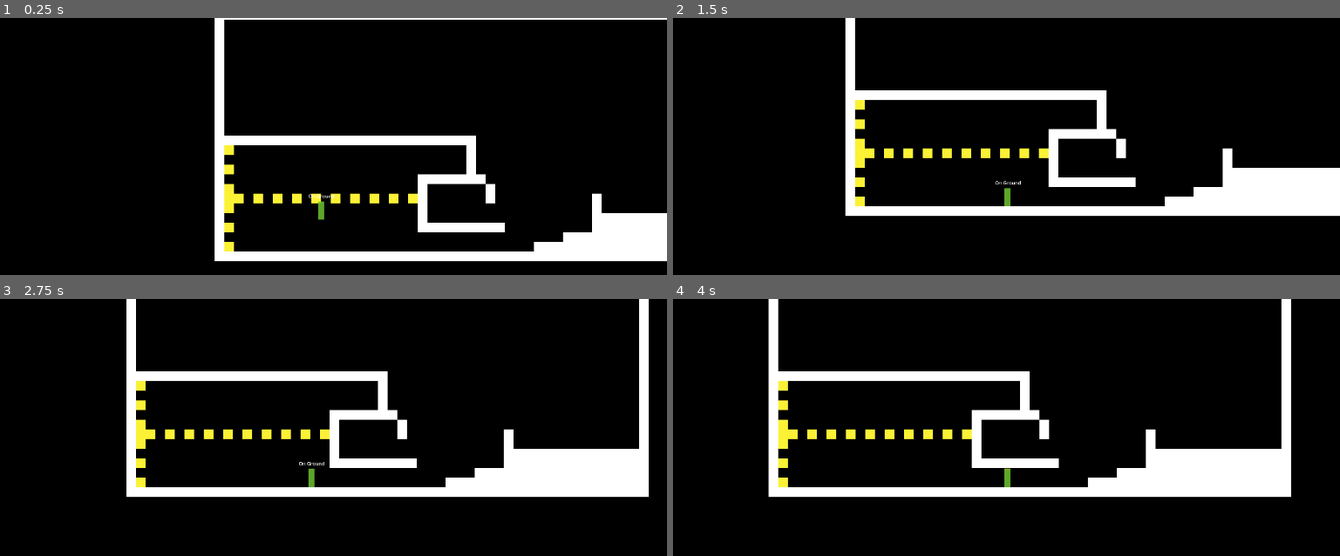
Above: before the commit, frames 1-4 (two rows, left to right).
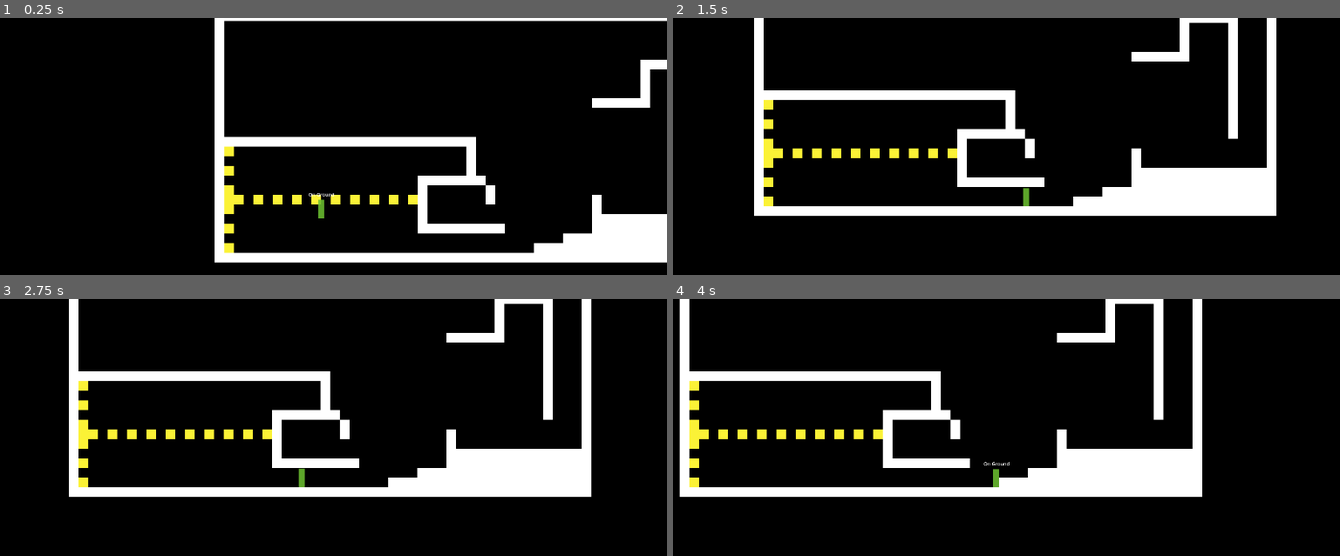
Above: after the commit, the same moments.

Repository: Acb1212/MetroidVaniaGame
Game: Godot game, scene res://game.tscn
Two runs of this game, one before a commit and one after it. Both use one fixed random seed, a clock stepped at 60 frames per second and the inputs below.
Inputs:
- Up to frame 1 (0.25 s): no input
- Up to frame 2 (1.5 s): tap Enter (ui_accept) at 0.5, 0.6, 0.77, 1.07, 1.35 s; hold Right (ui_right) from 0.53 s (still down)
- Up to frame 3 (2.75 s): tap Enter (ui_accept) at 1.52, 1.82, 2.1 s; release Right (ui_right) at 2.03 s; hold Left (ui_left) from 2.03 s (still down)
- Up to frame 4 (4 s): release Left (ui_left) at 2.78 s; hold Right (ui_right) from 2.78 s (still down); tap Enter (ui_accept) at 2.85, 3.02, 3.32, 3.6, 3.77 s

The runs differ from the first frame. In frame 1, 3.2% of the frame differs, in the area x 32-100%, y 0-96%; in frame 2, 15%; in frame 3, 13%; in frame 4, 16%, in the area x 0-93%, y 0-78%.

Commit message:
Player States Added
Added Move State w/ Jump, Dodge State, and Primitive Wall Jump.

Diff:
--- a/Objects/playerObject/player.gd
+++ b/Objects/playerObject/player.gd
@@ -1,165 +1,10 @@
 extends CharacterBody2D
-
-# Distances
-const travelDist     = 4   # Tiles that player can move during Max Jump Arc.
-const jumpHeight     = 4   # Tiles that Player can ascend during Max Jump Arc.
-const dashDist       = 5   # Tiles that the player can move during a Dash
-
-# Timers
-const peakTime       = .4  # Time to reach top of Jump.
-const fallTime       = .35 # Time to reach floor from top of jump.
-const stopTime       = .2  # Time to stop moving after letting go of direction key.
-const jumpEaseTime   = 0.1 # Time after dropping off a ledge that a player can still jump.
-const jumpBufferTime = 0.1 # How long after hitting the jump key that a player can still jump.
-const dashTime       = 0.25 # Time to reach end of Dash
-const wallJumpTime   = peakTime/2 # Time before player regains control after walljump
 
 # General Variables
 const tileSize       = 32  # Tile Size Multiplier.
-
-# Physics Variables
-
-#    General Variables
 var DIRECTION           # Player's Directional Input
 var FACING = 1          # Player's last directional Input
 
-#    Walk/Run Variables
-var MAX_VELOCITY = (2 * travelDist * tileSize)/(fallTime+peakTime) # Player's Max Speed after Acceleration.
-var ACCELERATION =              (MAX_VELOCITY)/(fallTime+peakTime) # Player's Acceleration while pressing move-key.
-var FRICTION     =              (MAX_VELOCITY)/(stopTime)          # Player's Friction while not pressing move-key.
-
-var canMove = true;
-
-#    Jump Variables
-var JUMP_GRAVITY = ( 2.0 * jumpHeight * tileSize) / (peakTime * peakTime) # Player's Fall Acceleration on first half of jump.
-var FALL_GRAVITY = ( 2.0 * jumpHeight * tileSize) / (fallTime * fallTime) # Player's Fall Acceleration on second half of jump.
-var JUMP_SPEED   = (-2.0 * jumpHeight * tileSize) / (peakTime)            # Player's Jump Impulse.
-
-var canJump = false;    # Player's ability to jump currently.
-var jumpBuffer = false; # Player's queued jump.
-var jumpCounter = 0     # How long player has held jump
-
-#    Dash Variables
-var DASH_SPEED   = -( ( dashDist * tileSize ) - ( 0.5 * FRICTION * dashTime * dashTime ) ) / dashTime
-
-var isDashing = false;
-
-#    Walljump Variables
-
-
-
-
-
-
-
-
-
 func _physics_process(delta):
-
-	DIRECTION = Input.get_axis("ui_left", "ui_right")
-	if DIRECTION:
-		FACING = sign(DIRECTION)
-
-	velocity.y += getGravity() * delta
-
-
-
-	#if !isDashing:
-	#	playerMovement(delta)
-
-	#playerJump(delta)
-	#playerDodge(delta)
-
-
-
-
 	# Apply Velocity to player.
 	move_and_slide()
-
-
-# General Functions
-func getGravity():
-	# Find appropriate gravity for player.
-	return JUMP_GRAVITY if velocity.y < 0.0 else FALL_GRAVITY
-
-# Jump Functions
-func playerJump(delta):
-		# Player Jump Controller
-		# Jump Checker
-	if is_on_floor():
-
-		# Enable player to jump.
-		canJump = true
-
-		# Jump if player has a jump queued
-		if jumpBuffer:
-			# Move Player upwards and disable their ability to jump
-			velocity.y = JUMP_SPEED
-			canJump = false;
-			jumpBuffer = false
-
-	else:
-
-		# If player is off the ground, queue the jump.
-		if canJump:
-			get_tree().create_timer(jumpEaseTime).timeout.connect(jumpEaseTimeout)
-
-	if Input.is_action_just_pressed("ui_up"):
-
-		if canJump:
-
-			# If jump is enabled, Jump.
-			# Move Player upwards and disable their ability to jump
-			velocity.y = JUMP_SPEED
-			canJump = false;
-
-		else:
-
-			# If jump is disabled, Queue Jump.
-			jumpBuffer = true
-			get_tree().create_timer(jumpBufferTime).timeout.connect(jumpBufferTimeout)
-
-	if Input.is_action_pressed("ui_up"):
-		jumpCounter += 1;
-
-	if Input.is_action_just_released("ui_up"):
-
-		jumpCounter = 0;
-
-		if (jumpCounter <= 24) and (jumpCounter >= 12):
-			velocity.y *= jumpCounter/24
-		if jumpCounter < 12:
-			velocity.y *= 0.5
-
-func jumpEaseTimeout():
-	# Disable player's ability to jump after jumpEaseTimer runs out.
-	canJump = false
-
-func jumpBufferTimeout():
-	# Empty player's jump queue after player doesn't hit floor in time.
-	jumpBuffer= false
-
-# Move Functions
-func playerMovement(delta):
-	if !isDashing:
-		if DIRECTION != 0:
-			velocity.x = lerp(velocity.x, DIRECTION * MAX_VELOCITY, ACCELERATION * delta * delta)
-		else:
-			velocity.x = lerp(velocity.x, 0.0, FRICTION * delta * delta)
-
-# Dodge Functions
-func playerDodge(delta):
-	if Input.is_action_just_pressed("ui_accept"):
-		isDashing = true
-		velocity.x = 0
-		velocity.x = - DASH_SPEED * FACING
-		get_tree().create_timer(dashTime).timeout.connect(dashTimeout)
-		$Sprite2D.modulate = Color(1,0,1)
-
-func dashTimeout():
-	isDashing = false
-	$Sprite2D.modulate = Color(1,1,1)
-
-# WallJump Functions
-func playerWallJump(delta):
-	pass;
--- a/Objects/playerObject/player.tscn
+++ b/Objects/playerObject/player.tscn
@@ -1,9 +1,11 @@
-[gd_scene load_steps=6 format=3 uid="uid://nt8qf500pa5s"]
+[gd_scene load_steps=8 format=3 uid="uid://nt8qf500pa5s"]
 
 [ext_resource type="Script" path="res://Objects/playerObject/player.gd" id="1_n468u"]
 [ext_resource type="Texture2D" uid="uid://2f4i8a7oqdl7" path="res://Resources/Textures/PlaceHolders.png" id="2_uy521"]
 [ext_resource type="Script" path="res://Resources/templateObjects/stateMachine/stateMachine.gd" id="3_xcjq2"]
 [ext_resource type="Script" path="res://Objects/playerObject/playerStates/playerMoveState.gd" id="4_dn36a"]
+[ext_resource type="Script" path="res://Objects/playerObject/playerStates/playerDodgeState.gd" id="5_e4krt"]
+[ext_resource type="Script" path="res://Objects/playerObject/playerStates/playerWallJumpState.gd" id="6_sqd74"]
 
 [sub_resource type="RectangleShape2D" id="RectangleShape2D_ahqda"]
 size = Vector2(20, 61)
@@ -37,7 +39,9 @@
 
 [node name="playerMoveState" type="Node2D" parent="stateMachineClass"]
 script = ExtResource("4_dn36a")
-accelerate_time = 1.0
-deccelerate_time = 0.5
 
-[node name="playerJumpState" type="Node2D" parent="stateMachineClass"]
+[node name="playerDodgeState" type="Node2D" parent="stateMachineClass"]
+script = ExtResource("5_e4krt")
+
+[node name="playerWallJumpState" type="Node2D" parent="stateMachineClass"]
+script = ExtResource("6_sqd74")
--- /dev/null
+++ b/Objects/playerObject/playerStates/playerDodgeState.gd
@@ -0,0 +1,22 @@
+extends stateClass
+
+@export var dash_distance: float = 2
+@export var dash_time: float = 0.1
+
+var DASH_VELOCITY
+var DASH_GRAVITY
+
+func enterState():
+	player = stateMachine.stateMachineOwner
+	DASH_VELOCITY = dash_distance * player.tileSize/dash_time
+
+func updatePhysics(delta):
+	playerDodge(delta)
+
+func playerDodge(delta):
+	player.velocity.x = 0
+	player.velocity.x = DASH_VELOCITY * player.FACING
+	get_tree().create_timer(dash_time).timeout.connect(dashTimeout)
+
+func dashTimeout():
+	Transitioned.emit(self, "playerMoveState")
--- a/Objects/playerObject/playerStates/playerMoveState.gd
+++ b/Objects/playerObject/playerStates/playerMoveState.gd
@@ -1,16 +1,37 @@
 extends stateClass
 
+# Horizontal Movement Exports
+@export_group("Walk Variables")
 @export var move_distance: float = 4.0
-@export var accelerate_time: float = 0.6
-@export var deccelerate_time: float = 0.2
+@export_subgroup("Timers")
+@export var accelerate_time: float = 1
+@export var deccelerate_time: float = 0.5
+
+# Vertical Movement Exports
+@export_group("Jump Variables")
+@export var jump_height: float = 4.0
+@export_subgroup("Jump Timers")
+@export var peakTime: float = 0.4
+@export var fallTime: float = 0.35
+@export_subgroup("Coyote Time & Jump Buffer Timer")
+@export var jumpEaseTime: float = 0.1
+@export var jumpBufferTime: float = 0.1
 
 
+
+# Horizontal Movement Variables
 var MAX_VELOCITY  # player's Max Speed after Acceleration.
 var ACCELERATION  # player's Acceleration while pressing move-key.
 var FRICTION      # player's Friction while not pressing move-key.
 
+# Vertical Movement Variables
+var JUMP_VELOCITY
+var RISING_GRAVITY
+var FALLING_GRAVITY
 
-
+var canJump = true;
+var jumpBuffer = false;
+var jumpCounter: int
 
 func enterState():
 	player = stateMachine.stateMachineOwner
@@ -18,12 +39,67 @@
 	ACCELERATION = (MAX_VELOCITY)/(accelerate_time)        # player's Acceleration while pressing move-key.
 	FRICTION     = (MAX_VELOCITY)/(deccelerate_time)       # player's Friction while not pressing move-key.
 
+	JUMP_VELOCITY   = (-2.0 * jump_height * player.tileSize) / (peakTime)
+	RISING_GRAVITY  = ( 2.0 * jump_height * player.tileSize) / (peakTime * peakTime)
+	FALLING_GRAVITY = ( 2.0 * jump_height * player.tileSize) / (fallTime * fallTime)
 
 func updatePhysics(delta):
+
+	player.DIRECTION = Input.get_axis("ui_left", "ui_right")
+	if player.DIRECTION:
+		player.FACING = sign(player.DIRECTION)
+
+	getGravity(delta)
+	playerMovement(delta)
+	playerJump(delta)
+
+	if Input.is_action_just_pressed("ui_accept") and player.is_on_floor():
+		Transitioned.emit(self, "playerDodgeState")
+
+	if player.is_on_wall_only():
+		Transitioned.emit(self, "playerWallJumpState")
+
+func getGravity(delta):
+	var grav = RISING_GRAVITY if player.velocity.y < 0.0 else FALLING_GRAVITY
+	player.velocity.y += grav * delta
+
+func playerMovement(delta):
 	if player.DIRECTION != 0:
 		player.velocity.x = lerp(player.velocity.x, player.DIRECTION * MAX_VELOCITY, ACCELERATION * delta * delta)
 	else:
 		player.velocity.x = lerp(player.velocity.x, 0.0, FRICTION * delta * delta)
 
-	if Input.is_action_just_pressed("ui_accept"):
-		Transitioned.emit(self, "playerJumpState")
+func playerJump(delta):
+	if player.is_on_floor():
+		canJump = true
+		if jumpBuffer:
+			player.velocity.y = JUMP_VELOCITY
+			canJump = false
+			jumpBuffer = false
+	else:
+		if canJump:
+			get_tree().create_timer(jumpEaseTime).timeout.connect(jumpEaseTimeout)
+
+	if Input.is_action_just_pressed("ui_up"):
+		if canJump:
+			player.velocity.y = JUMP_VELOCITY
+			canJump = false
+		else:
+			jumpBuffer = true
+			get_tree().create_timer(jumpBufferTime).timeout.connect(jumpBufferTimeout)
+
+	if Input.is_action_pressed("ui_up"):
+		jumpCounter += 1
+
+	if Input.is_action_just_released("ui_up"):
+		jumpCounter = 0;
+		if (jumpCounter <= 24) and (jumpCounter >= 12):
+			player.velocity.y *= jumpCounter/24
+		if jumpCounter < 12:
+			player.velocity.y *= 0.5
+
+func jumpEaseTimeout():
+	canJump = false
+
+func jumpBufferTimeout():
+	jumpBuffer = false
--- /dev/null
+++ b/Objects/playerObject/playerStates/playerWallJumpState.gd
@@ -0,0 +1,58 @@
+extends stateClass
+
+@export var jump_height: float = 1.0
+@export var jump_distance: float = 8.0
+@export var peakTime: float = 0.4
+@export var fallTime: float = 0.35
+@export var controlTime: float = .2
+
+@export var slip_height: float = 4.0
+@export var slide_height: float = 4.0
+@export var slipTime: float = 2
+
+var V_JUMP_SPEED
+var H_JUMP_SPEED
+var RISING_GRAVITY
+var FALLING_GRAVITY
+
+var SLIP_SPEED
+var SLIDE_SPEED
+
+func enterState():
+	player = stateMachine.stateMachineOwner
+	player.FACING *= -1
+	player.velocity.y = 0
+	V_JUMP_SPEED = (-2 * jump_height * player.tileSize)/(peakTime)
+	H_JUMP_SPEED = (2 * jump_distance * player.tileSize)/(peakTime + fallTime)
+
+	RISING_GRAVITY = ( 2.0 * jump_height * player.tileSize) / (peakTime * peakTime)
+	FALLING_GRAVITY = ( 2.0 * jump_height * player.tileSize) / (fallTime * fallTime)
+
+	SLIP_SPEED = ( 2.0 * slip_height * player.tileSize)  / (slipTime )
+	SLIDE_SPEED = ( 2.0 * slide_height * player.tileSize) / (slipTime/10 )
+
+func updatePhysics(delta):
+	if Input.is_action_just_pressed("ui_accept"):
+		playerJump(delta)
+
+	if Input.is_action_pressed("ui_down"):
+		playerSlide(delta)
+	else:
+		playerSlip(delta)
+
+	if player.is_on_floor():
+		Transitioned.emit(self, "playerMoveState")
+
+func playerSlip(delta):
+	player.velocity.y += SLIP_SPEED * delta
+
+func playerJump(delta):
+	player.velocity.y = V_JUMP_SPEED
+	player.velocity.x = H_JUMP_SPEED * player.FACING
+	get_tree().create_timer(controlTime).timeout.connect(controlTimeout)
+
+func playerSlide(delta):
+	player.velocity.y += SLIDE_SPEED * delta
+
+func controlTimeout():
+	Transitioned.emit(self, "playerMoveState")
--- a/game.tscn
+++ b/game.tscn
@@ -63,7 +63,7 @@
 [node name="TileMap" type="TileMap" parent="."]
 tile_set = SubResource("TileSet_ax3bk")
 format = 2
-layer_0/tile_data = PackedInt32Array(1703943, 196608, 1, 170 …(5574 unchanged characters)… , 1048609, 196608, 1, 1114145, 196608, 1)
+layer_0/tile_data = PackedInt32Array(1703943, 196608, 1, 170 …(5574 unchanged characters)… , 1048609, 196608, 1, 1114145, 196608, 1, 1179704, 196608, 1, 1114168, 196608, 1, 1048632, 196608, 1, 983096, 196608, 1, 917560, 196608, 1, 852024, 196608, 1, 786488, 196608, 1, 720952, 196608, 1, 655416, 196608, 1, 589880, 196608, 1, 524344, 196608, 1, 458808, 196608, 1, 393272, 196608, 1, 393271, 196608, 1, 393270, 196608, 1, 393269, 196608, 1, 393268, 196608, 1, 393267, 196608, 1, 655406, 196608, 1, 655407, 196608, 1, 655408, 196608, 1, 655409, 196608, 1, 655410, 196608, 1, 655411, 196608, 1, 589875, 196608, 1, 524339, 196608, 1, 458803, 196608, 1)
 
 [node name="Player" parent="." instance=ExtResource("2_orf8q")]
 position = Vector2(576, 656)
